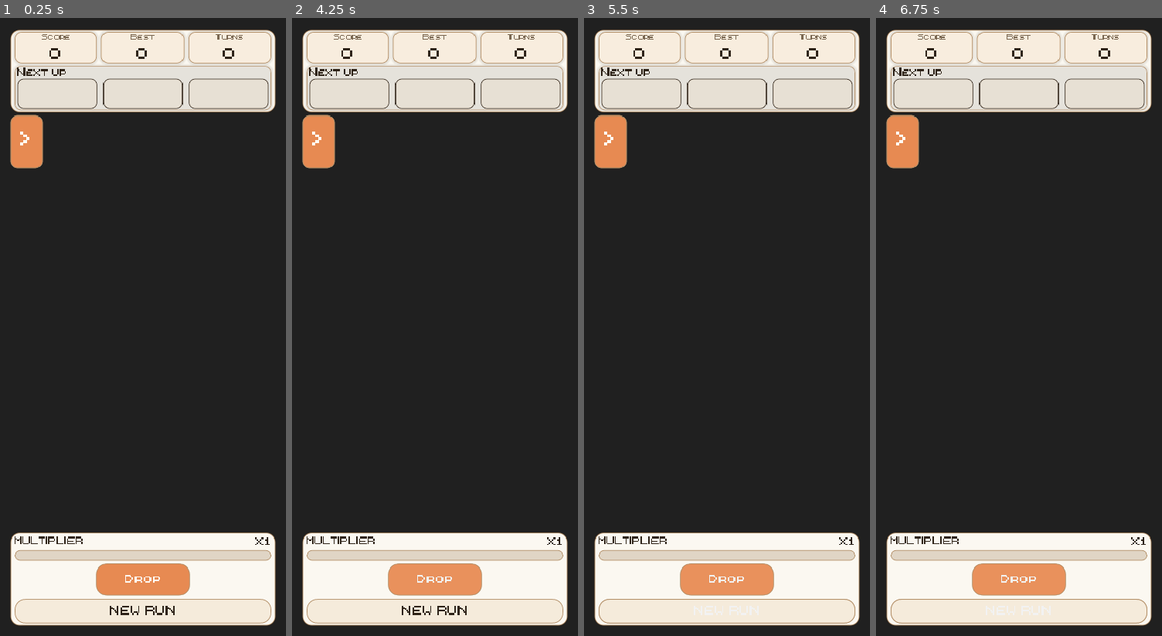
Above: before the commit, frames 1-4 (left to right).
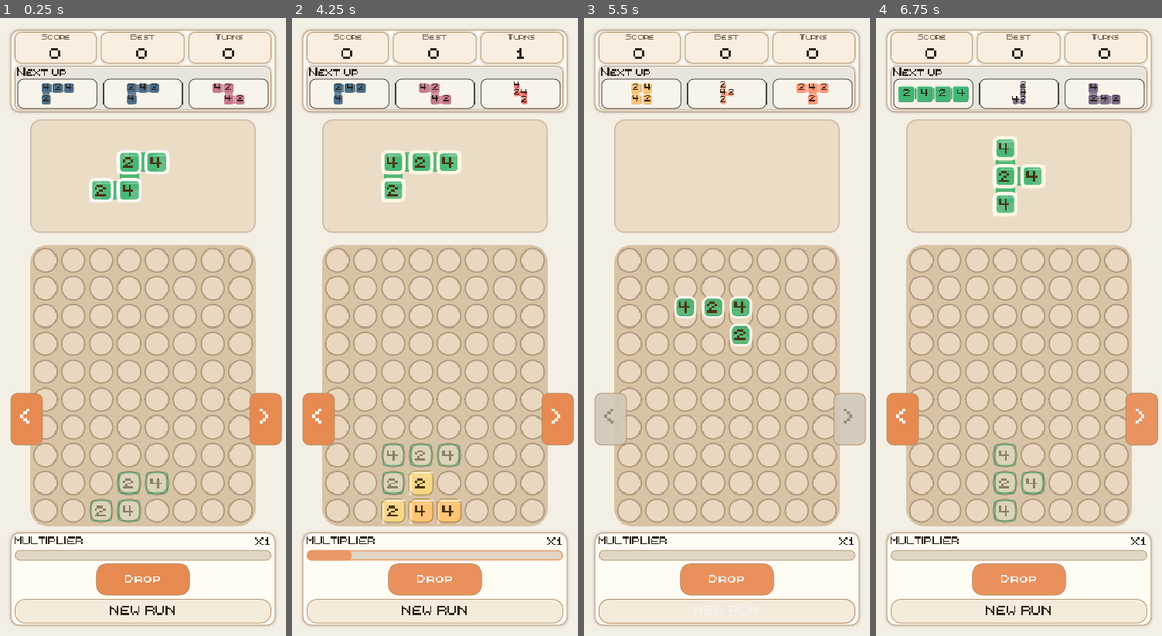
Above: after the commit, the same moments.

Repository: DAILY19/Mergefall
Game: Godot game, scene res://scenes/main.tscn
Two runs of this game, one before a commit and one after it. Both use one fixed random seed, a clock stepped at 60 frames per second and the inputs below.
Inputs:
- Up to frame 1 (0.25 s): no input
- Up to frame 2 (4.25 s): click "NEW RUN" at 0.5 s; click "NEW RUN" at 1.25 s; click "<" at 2 s; click ">" at 2.75 s; click "Drop" at 3.5 s
- Up to frame 3 (5.5 s): tap Enter (ui_accept) at 4.25, 4.52, 5.27 s; hold Right (ui_right) 4.28-5.03 s; tap R at 4.35, 5.1 s; hold Down (ui_down) from 5.03 s (still down)
- Up to frame 4 (6.75 s): release Down (ui_down) at 5.78 s; hold Right (ui_right) from 5.78 s (still down); tap R at 5.85, 6.6 s; tap Enter (ui_accept) at 6.5 s

The runs differ from the first frame. In frame 1, 75% of the frame differs, in the area x 0-100%, y 0-100%; in frame 2, 75%; in frame 3, 75%; in frame 4, 75%.
Error before the commit: Parse Error: Cannot infer the type of "board_rect" variable because the value doesn't have a set type. (res://scripts/managers/main.gd:441)

Commit message:
Fix transition diagnostics type inference

Diff:
--- a/scripts/managers/main.gd
+++ b/scripts/managers/main.gd
@@ -438,9 +438,9 @@
 func _capture_transition_checkpoint(label: String) -> void:
 	if not _transition_trace_enabled:
 		return
-	var board_rect := board_view.get_board_rect()
-	var drop_rect := board_view.get_drop_zone_rect(board_rect)
-	var viewport_rect := get_viewport().get_visible_rect()
+	var board_rect: Rect2 = board_view.get_board_rect()
+	var drop_rect: Rect2 = board_view.get_drop_zone_rect(board_rect)
+	var viewport_rect: Rect2 = get_viewport().get_visible_rect()
 	var snapshot := {
 		"trace": _transition_trace_id,
 		"checkpoint": label,
